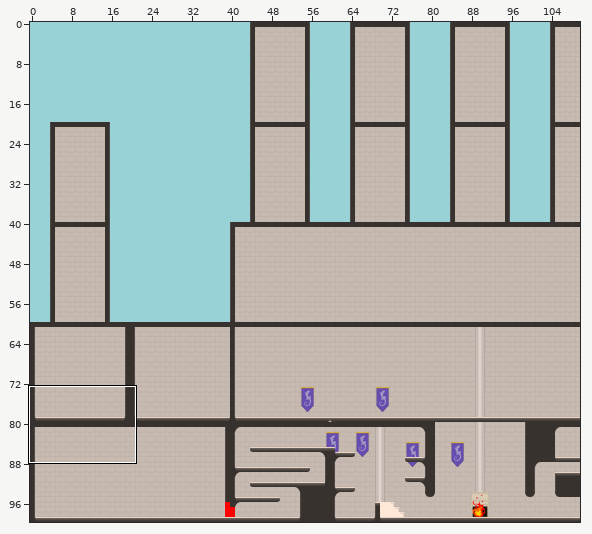
Tiled map: assets/carte_chambord.tmx. Above: a wide view before the commit, with the close-up outlined.
Close-up. Old version:
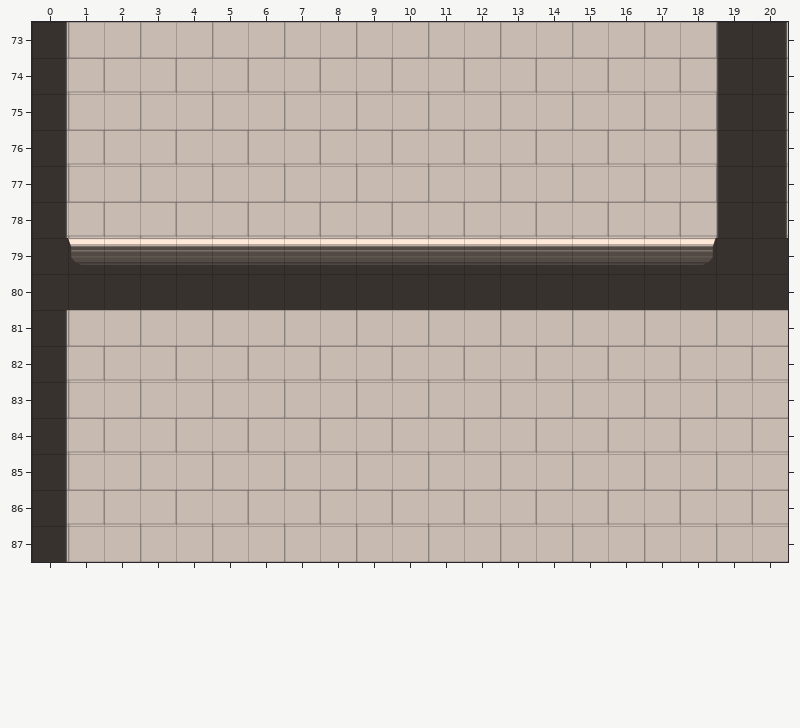
Cells are 300x300 px. Shown: x 0..20, y 73..87. The commit also changed other parts of the map, which this record leaves out. Not drawn, because the pictures are missing: unchanged layer "fond".
The same view after the edit:
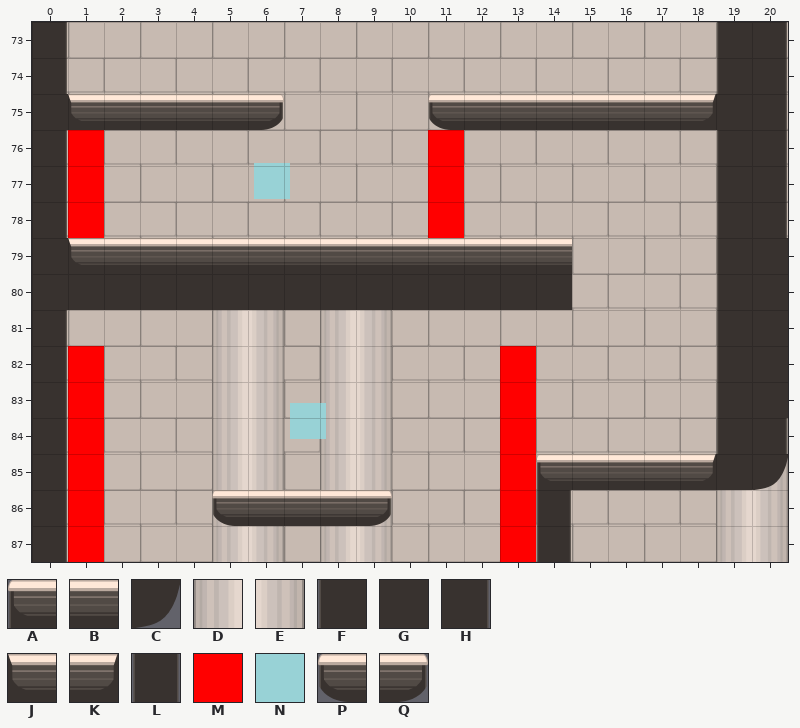
Key: from "tileset_chambord": A 0, B 1, C 4 flipped left-right, D 5, E 6, F 10, G 11, H 12, J 20, K 21, L 23, M 24, N 25, P 30, Q 31.
_ is an empty cell.
Objects are placed by their top-left corner, in cells (3,4 is the top-left corner of cell 3,4); size is 1x1 cell unless given.
What changed:
Layer "deco_pasfond":
Tile D is added in rows 81 to 83 at x 5 and 8; in row 84 at x 5, 8 and 19; in row 85 at x 5 and 8; in row 86 at x 5 and 19; in row 87 at x 5, 8 and 19.
Tile E is added in rows 81 to 83 at x 6 and 9; in rows 84 to 85 at x 6, 9 and 20; in row 86 at x 9 and 20; in row 87 at x 6, 9 and 20.
Layer "layer_walls":
Tile A is added in row 85 at x 14.
Tile B is added in row 75 at x 2 to 5 and 12 to 17; in row 85 at x 15 to 17; in row 86 at x 6 to 8.
Tile C is added in row 85 at x 20.
Tile F replaces tile G in rows 79 to 80 at x 19.
Tile F is added in rows 81 to 84 at x 19.
Tile G replaces tile F in row 75 at x 19.
Tile G replaces tile H in row 75 at x 0.
Tile G is added in rows 81 to 83 at x 20; in row 85 at x 19.
Tile H is added in row 84 at x 20.
Tile J is added in row 75 at x 1.
Tile K is added in row 75 at x 18; in row 85 at x 18.
Tile L is added in rows 86 to 87 at x 14.
Tile P is added in row 75 at x 11; in row 86 at x 5.
Tile Q is added in row 75 at x 6; in row 86 at x 9.
The author cleared tile B in row 79 at x 15 to 17.
The author cleared tile G in row 80 at x 15 to 18.
The author cleared tile K in row 79 at x 18.
Layer "layer_spawnTableau":
A new object: N at 6.2,76.9.
A new object: N at 7.2,83.6.
Layer "layer_tableau":
Tile M is added in rows 76 to 78 at x 1 and 11; in rows 82 to 87 at x 1 and 13.
Changed places in both close-ups, as pixel boxes (x1, y1, x2, y2):
changed: (66, 94, 290, 238)
changed: (428, 94, 718, 238)
changed: (500, 238, 788, 562)
added: (212, 310, 392, 562)
added: (68, 346, 104, 562)
